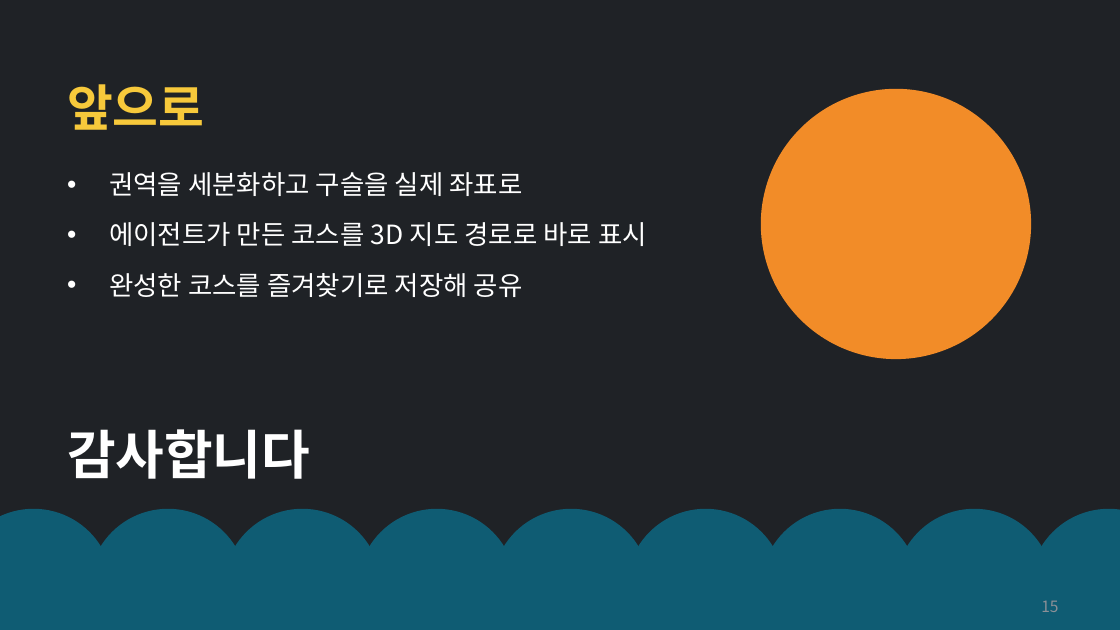
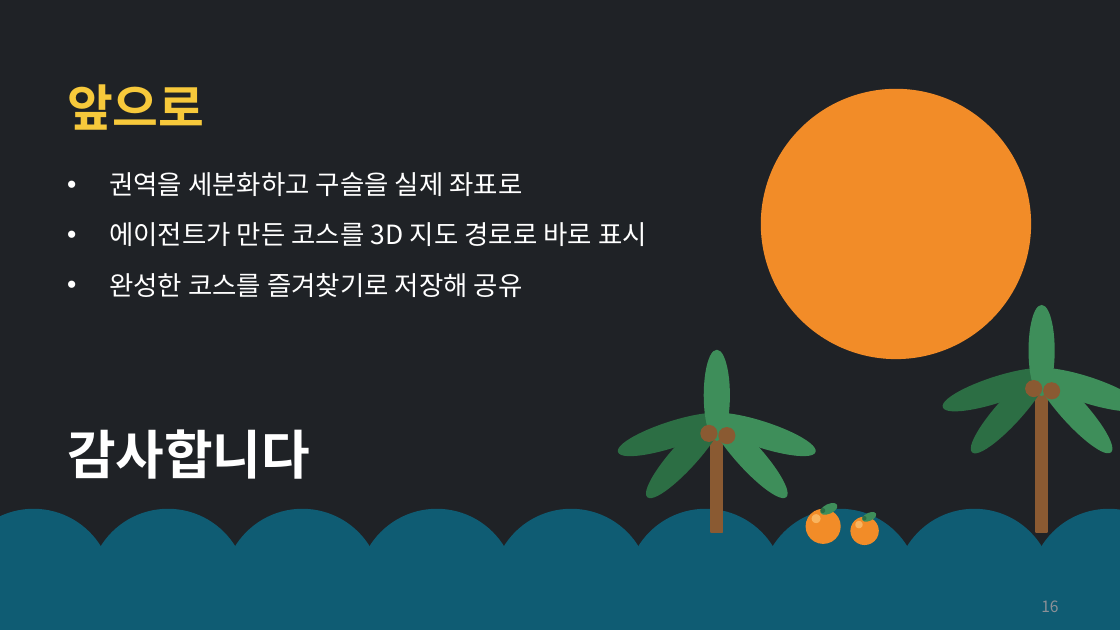
Before and after one commit to knh1992826-source/study2, a slide deck: slide 16 of docs/김예현_발표자료.pptx (slide 15 before the commit). Drawn at 1120x630 pixels with LibreOffice and Linux fonts; fonts in the diff are those of the drawing. Boxes give left, top, right and bottom in pixels: in the first picture for what was removed or moved away, otherwise in the second. Text is boxed around its words. In the diff, an @@ line names an element or a change of style, - is before the commit and + after.

```diff
--- a/docs/김예현_발표자료.pptx
+++ b/docs/김예현_발표자료.pptx
@@ ellipse added at box(1029, 306, 1054, 395), fill #3E8E5A, outline #3E8E5A 1 pt @@
@@ ellipse added at box(704, 351, 729, 440), fill #3E8E5A, outline #3E8E5A 1 pt @@
@@ ellipse added at box(940, 361, 1054, 419), fill #2C6E44, outline #2C6E44 1 pt @@
@@ ellipse added at box(964, 360, 1057, 460), fill #2C6E44, outline #2C6E44 1 pt @@
@@ ellipse added at box(1026, 360, 1120, 460), fill #3E8E5A, outline #3E8E5A 1 pt @@
@@ ellipse added at box(1026, 381, 1042, 396), fill #8A5A32, outline #8A5A32 1 pt @@
@@ ellipse added at box(1029, 361, 1120, 419), fill #3E8E5A, outline #3E8E5A 1 pt @@
@@ rectangle added at box(1036, 375, 1047, 532), fill #8A5A32, outline #8A5A32 1 pt @@
@@ ellipse added at box(1044, 383, 1060, 399), fill #8A5A32, outline #8A5A32 1 pt @@
@@ ellipse added at box(615, 406, 729, 464), fill #2C6E44, outline #2C6E44 1 pt @@
@@ ellipse added at box(639, 405, 732, 505), fill #2C6E44, outline #2C6E44 1 pt @@
@@ ellipse added at box(702, 405, 795, 505), fill #3E8E5A, outline #3E8E5A 1 pt @@
@@ ellipse added at box(705, 406, 819, 464), fill #3E8E5A, outline #3E8E5A 1 pt @@
@@ ellipse added at box(701, 426, 717, 441), fill #8A5A32, outline #8A5A32 1 pt @@
@@ rectangle added at box(711, 420, 722, 532), fill #8A5A32, outline #8A5A32 1 pt @@
@@ ellipse added at box(719, 428, 735, 444), fill #8A5A32, outline #8A5A32 1 pt @@
@@ ellipse added at box(820, 502, 839, 516), fill #3E8E5A, outline #3E8E5A 1 pt @@
@@ ellipse added at box(821, 508, 824, 512), fill #2C6E44, outline #2C6E44 1 pt @@
@@ ellipse added at box(806, 510, 840, 543), fill #F28C28, outline #F28C28 1 pt @@
@@ ellipse added at box(812, 515, 820, 523), fill #F9B45F, outline #F9B45F 1 pt @@
@@ ellipse added at box(851, 517, 878, 544), fill #F28C28, outline #F28C28 1 pt @@
@@ ellipse added at box(856, 522, 861, 528), fill #F9B45F, outline #F9B45F 1 pt @@
@@ ellipse added at box(862, 512, 877, 523), fill #3E8E5A, outline #3E8E5A 1 pt @@
@@ ellipse added at box(864, 517, 866, 520), fill #2C6E44, outline #2C6E44 1 pt @@
@@ page number at box(1041, 600, 1058, 612): text changed @@
-15
+16
```
Also in this commit, not shown: 14 other slides changed, 1 slide added.
